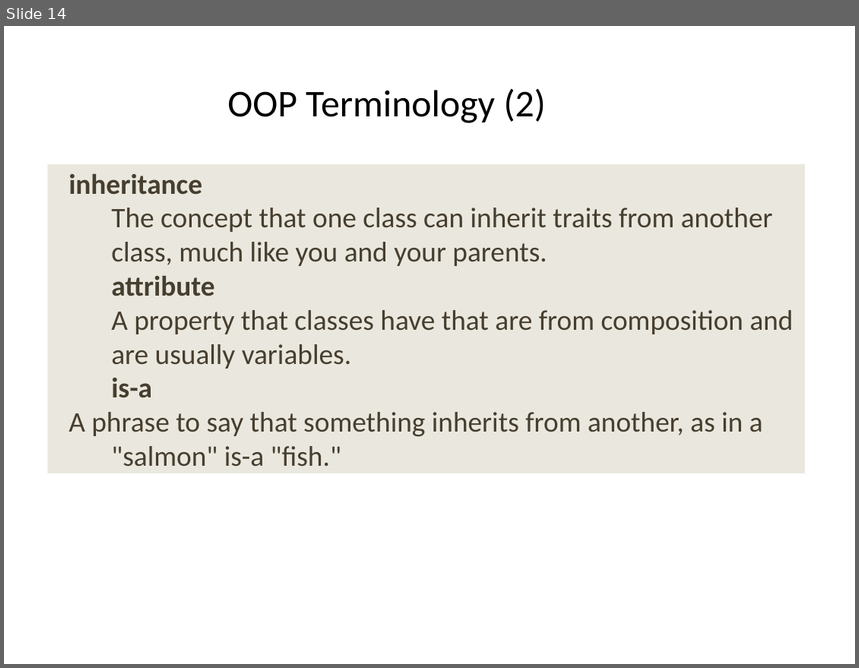
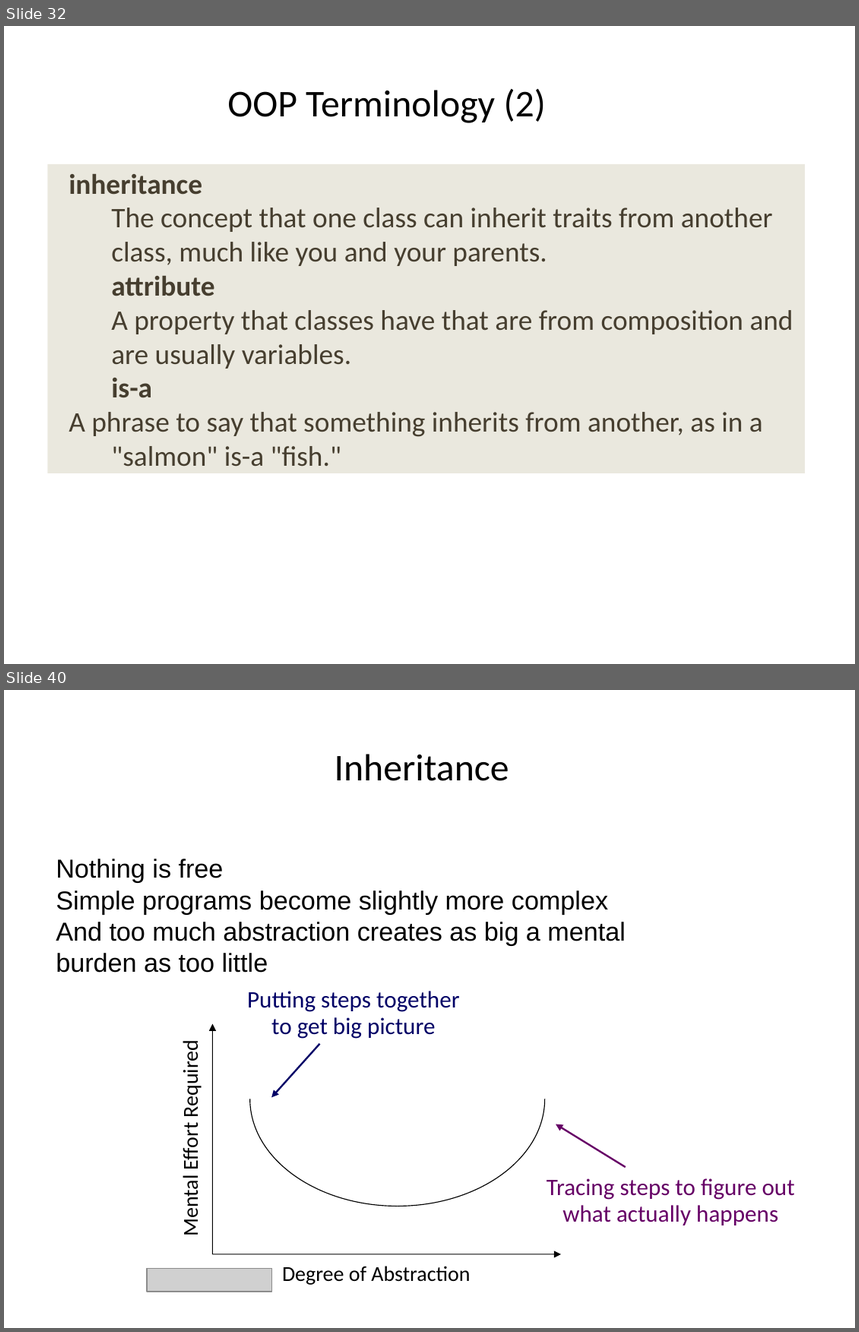
Before and after one commit to ncasuk/ncas-isc, a slide deck: python/presentations/learning_python/22_ceda-oop.pptx. Shown one above the other, each under a label of ours: slide 14 before the commit, slides 32 and 40 after it; the slides between them are not shown. The pictures are 859x668 and 859x1332 pixels, drawn with LibreOffice and Linux fonts; fonts in the diff are those of the drawing; grey boxes stand for pictures; background and template pictures are left out. Boxes give left, top, right and bottom in pixels: in the first picture for what was removed or moved away, otherwise in the second. Text is boxed around its words. In the diff, an @@ line names an element or a change of style, - is before the commit and + after.

```diff
--- a/python/presentations/learning_python/22_ceda-oop.pptx
+++ b/python/presentations/learning_python/22_ceda-oop.pptx
@@ slide 40 added at box(4, 690, 855, 1328), background picture (left out) @@
@@ title added at box(335, 754, 509, 781), 32 pt, text #000000 @@
+Inheritance
@@ text added at box(56, 859, 625, 973), 22 pt, text #000000 @@
+Nothing is free
+Simple programs become slightly more complex
+And too much abstraction creates as big a mental
+burden as too little
@@ group added at box(177, 991, 795, 1285): 4 arrows, 4 texts, 2 freeform shapes @@
+Degree of Abstraction
+Mental Effort Required
+Putting steps together
+to get big picture
+Tracing steps to figure out
+what actually happens
@@ picture added at box(147, 1269, 272, 1292) @@
@@ what was slide 14 is now slide 32 @@
```
Also in this commit, not shown: 5 slides changed, 26 other slides added, 1 other file.
